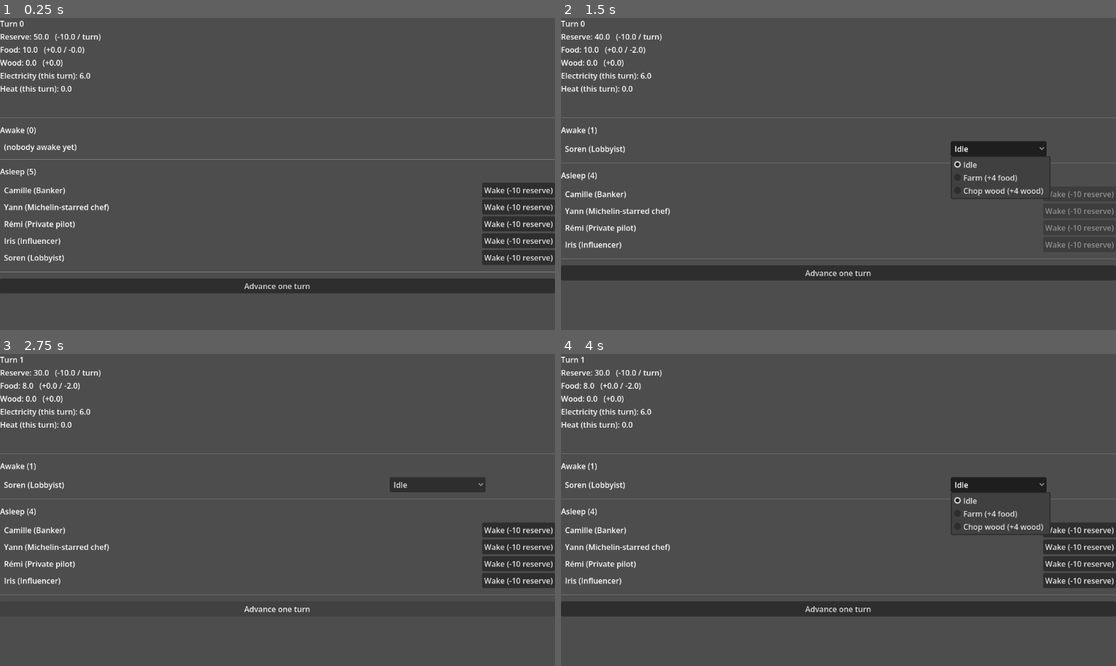
Above: before the commit, frames 1-4 (two rows, left to right).
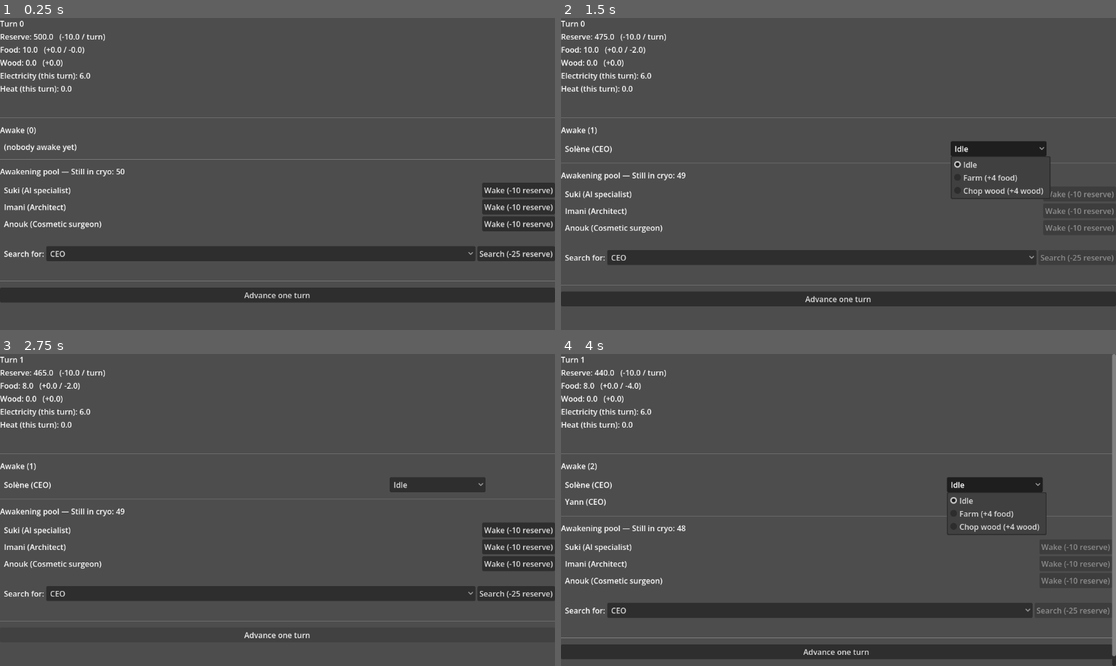
Above: after the commit, the same moments.

Repository: Infornographie/degel
Game: Godot game, scene res://scenes/main_ui.tscn
Two runs of this game, one before a commit and one after it. Both use one fixed random seed, a clock stepped at 60 frames per second and the inputs below.
Inputs (mouse positions are in pixels of both pictures, inside the frame that each line leads up to):
- Up to frame 1 (0.25 s): no input
- Up to frame 2 (1.5 s): click (1077, 255) at 0.5 s, where only the run after the commit has a clickable "Search (-25 reserve)"; click "Idle" at 1.25 s
- Up to frame 3 (2.75 s): click "Advance one turn" at 2 s
- Up to frame 4 (4 s): click (1077, 594) at 2.75 s, where only the run after the commit has a clickable "Search (-25 reserve)"; click "Idle" at 3.5 s

The runs differ from the first frame. In frame 1, 11% of the frame differs, in the area x 0-100%, y 5-92%; in frame 2, 14%, in the area x 0-100%, y 5-93%; in frame 3, 6.2%; in frame 4, 10%.

Commit message:
Still UI-ing + selection pool
- refactor to textual UI
- refactor elec/heat (not used yet but hey)
- Built selection pool and survivor research

Diff:
--- a/scenes/main_ui.gd
+++ b/scenes/main_ui.gd
@@ -30,6 +30,8 @@
 	GameState.survivor_assigned.connect(_refresh)
 	GameState.survivor_died.connect(_refresh)
 	GameState.run_ended.connect(_on_run_ended)
+	GameState.candidates_changed.connect(_refresh)
+	GameState.targeted_wake_failed.connect(_on_targeted_wake_failed)
 	_refresh()
 
 func _build_ui() -> void:
@@ -75,6 +77,10 @@
 	root.add_child(_advance_button)
 	_status_label = _add_label(root, "")
 
+func _on_targeted_wake_failed(profession: String) -> void:
+	if _targeted_status != null:
+		_targeted_status.text = "  No %s found in cryo. Reserve spent." % profession
+
 func _add_label(parent: Node, text: String) -> Label:
 	var label := Label.new()
 	label.text = text
@@ -129,23 +135,29 @@
 	for child in _asleep_list.get_children():
 		child.queue_free()
 
+	# Awake
 	var awake_count := 0
-	var asleep_count := 0
 	for s in GameState.survivors():
 		if s.awake:
 			_add_awake_row(s)
 			awake_count += 1
-		else:
-			_add_asleep_row(s)
-			asleep_count += 1
-
 	_awake_header.text = "Awake (%d)" % awake_count
-	_asleep_header.text = "Asleep (%d)" % asleep_count
-
 	if awake_count == 0:
 		_add_label(_awake_list, "  (nobody awake yet)")
-	if asleep_count == 0:
-		_add_label(_asleep_list, "  (nobody asleep)")
+
+	# Awakening pool : candidats visibles
+	var sleeping_count := GameState.roster.sleeping_count()
+	_asleep_header.text = "Awakening pool — Still in cryo: %d" % sleeping_count
+	if sleeping_count == 0:
+		_add_label(_asleep_list, "  (cryo bay is empty)")
+	else:
+		for id in GameState.candidates:
+			var s: Survivor = GameState.roster.get_by_id(id)
+			if s != null:
+				_add_candidate_row(s)
+		# Search bar
+		_add_label(_asleep_list, "")  # spacer
+		_add_targeted_search_row()
 
 func _add_awake_row(s: Survivor) -> void:
 	var row := HBoxContainer.new()
@@ -193,7 +205,7 @@
 		parts.append("+%.0f %s" % [out[resource_name], resource_name])
 	return ", ".join(parts)
 
-func _add_asleep_row(s: Survivor) -> void:
+func _add_candidate_row(s: Survivor) -> void:
 	var row := HBoxContainer.new()
 	row.size_flags_horizontal = Control.SIZE_EXPAND_FILL
 	_asleep_list.add_child(row)
@@ -209,6 +221,42 @@
 	var sid := s.id
 	btn.pressed.connect(func(): GameState.wake(sid))
 	row.add_child(btn)
+
+var _targeted_selector: OptionButton
+var _targeted_status: Label
+
+func _add_targeted_search_row() -> void:
+	var row := HBoxContainer.new()
+	row.size_flags_horizontal = Control.SIZE_EXPAND_FILL
+	_asleep_list.add_child(row)
+
+	var label := Label.new()
+	label.text = "  Search for:"
+	row.add_child(label)
+
+	_targeted_selector = OptionButton.new()
+	for prof in GameState.roster.all_professions():
+		_targeted_selector.add_item(prof)
+	_targeted_selector.size_flags_horizontal = Control.SIZE_EXPAND_FILL
+	row.add_child(_targeted_selector)
+
+	var btn := Button.new()
+	btn.text = "Search (-%.0f reserve)" % GameState.config.wake_cost_targeted
+	btn.disabled = not GameState.can_targeted_wake()
+	btn.pressed.connect(_on_targeted_search_pressed)
+	row.add_child(btn)
+
+	# Petit label de feedback (rempli par le signal failed)
+	_targeted_status = _add_label(_asleep_list, "")
+
+func _on_targeted_search_pressed() -> void:
+	if _targeted_selector == null:
+		return
+	var idx := _targeted_selector.selected
+	if idx < 0:
+		return
+	var profession := _targeted_selector.get_item_text(idx)
+	GameState.targeted_wake(profession)
 
 # --- Misc ---
 
--- a/systems/default_config.tres
+++ b/systems/default_config.tres
@@ -4,6 +4,8 @@
 
 [resource]
 script = ExtResource("1_si5n0")
+reserve_initial = 500.0
+roster_size = 50
 farm_food_output = 4.0
 log_wood_output = 4.0
 metadata/_custom_type_script = "uid://3w6wgsow1p5k"
--- a/systems/game_config.gd
+++ b/systems/game_config.gd
@@ -13,10 +13,14 @@
 @export var bunker_production: float = 6.0
 
 @export_group("Wake")
-## Coût d'un réveil, ponctionné directement sur la réserve.
+## Coût d'un réveil normal, ponctionné directement sur la réserve.
 @export var wake_cost: float = 10.0
+## Coût d'une recherche ciblée par profession. Échec possible (coût perdu).
+@export var wake_cost_targeted: float = 25.0
 ## Nombre maximum de réveils par tour. Augmentable plus tard via techno/bâtiment.
 @export var wakes_per_turn: int = 1
+## Nombre de candidats visibles dans le pool d'éveil.
+@export var candidate_pool_size: int = 3
 
 @export_group("Food")
 ## Nourriture consommée par survivant éveillé, chaque tour.
--- a/systems/game_state.gd
+++ b/systems/game_state.gd
@@ -15,6 +15,8 @@
 signal famine_started
 signal famine_ended
 signal run_ended(cause: EndCause)
+signal candidates_changed
+signal targeted_wake_failed(profession: String)
 
 var config: GameConfig
 var job_outputs: Dictionary = {}
@@ -46,7 +48,9 @@
 var production_multiplier: float = 1.0
 const FAMINE_PROD_MULTIPLIER: float = 0.8
 
+# --- Roster ---
 var roster: Roster
+var candidates: Array[int] = []
 
 func _ready() -> void:
 	config = load(CONFIG_PATH) as GameConfig
@@ -63,6 +67,7 @@
 		Job.LOG: {"wood": config.log_wood_output},
 	}
 	roster = Roster.new(config.roster_size)
+	_refill_candidates()
 	_begin_turn()
 	turn_advanced.emit(turn, reserve)
 	resources_changed.emit(resources)
@@ -94,6 +99,8 @@
 		reserve = 0.0
 		is_over = true
 		run_ended.emit(EndCause.RESERVE_DEPLETED)
+	candidates.erase(s.id)
+	_clean_candidates()
 	return true
 
 func can_wake(id: int) -> bool:
@@ -220,11 +227,10 @@
 ## "passives" du tour (réacteur). Les flux non consommés sont perdus en fin de tour.
 func _begin_turn() -> void:
 	_wakes_done_this_turn = 0
-	# Les flux du tour partent de zéro
 	resources["electricity"] = 0.0
 	resources["heat"] = 0.0
-	# Le réacteur du bunker produit de l'électricité résiduelle
 	resources["electricity"] += config.bunker_production
+	_refill_candidates()
 	resources_changed.emit(resources)
 
 func compute_score() -> Dictionary:
@@ -232,3 +238,73 @@
 		"survivors_saved": awake_count(),
 		"survivors_total": roster.initial_size,
 	}
+
+## Retire les candidats qui ne sont plus valides (éveillés, morts).
+## Ne complète pas le pool — c'est _begin_turn qui s'en charge en début de tour.
+func _clean_candidates() -> void:
+	var clean: Array[int] = []
+	for id in candidates:
+		var s: Survivor = roster.get_by_id(id)
+		if s != null and not s.awake:
+			clean.append(id)
+	candidates = clean
+	candidates_changed.emit()
+
+## Nettoie puis complète jusqu'à candidate_pool_size.
+## Appelé uniquement en début de tour.
+func _refill_candidates() -> void:
+	_clean_candidates()
+	var needed: int = config.candidate_pool_size - candidates.size()
+	if needed > 0:
+		var new_ids: Array[int] = roster.draw_candidates(needed, candidates)
+		for id in new_ids:
+			candidates.append(id)
+		candidates_changed.emit()
+
+## Recherche ciblée d'une profession. Coût plus élevé, échec possible.
+## - Si quelqu'un de cette profession est endormi : il est réveillé, ajouté aux candidats si pas déjà là.
+## - Sinon : coût payé, signal d'échec, personne réveillé.
+## Le réveil ciblé consomme aussi le quota wakes_per_turn comme un réveil normal.
+func targeted_wake(profession: String) -> bool:
+	if is_over:
+		return false
+	if _wakes_done_this_turn >= config.wakes_per_turn:
+		return false
+	if reserve < config.wake_cost_targeted:
+		return false
+
+	# Coût payé dans tous les cas
+	reserve -= config.wake_cost_targeted
+	_wakes_done_this_turn += 1
+
+	var s: Survivor = roster.find_sleeping_by_profession(profession)
+	if s == null:
+		targeted_wake_failed.emit(profession)
+		candidates_changed.emit()  # force le refresh UI même sur échec
+		# Vérifier l'effondrement éventuel du coup
+		if reserve <= 0.0:
+			reserve = 0.0
+			is_over = true
+			run_ended.emit(EndCause.RESERVE_DEPLETED)
+		return false
+
+	s.awake = true
+	survivor_woken.emit(s)
+	# Retirer des candidats s'il y était
+	candidates.erase(s.id)
+	_clean_candidates()
+	if reserve <= 0.0:
+		reserve = 0.0
+		is_over = true
+		run_ended.emit(EndCause.RESERVE_DEPLETED)
+	return true
+
+## Indique si une recherche ciblée est actuellement possible.
+func can_targeted_wake() -> bool:
+	if is_over:
+		return false
+	if _wakes_done_this_turn >= config.wakes_per_turn:
+		return false
+	if reserve < config.wake_cost_targeted:
+		return false
+	return true
--- a/systems/roster.gd
+++ b/systems/roster.gd
@@ -7,6 +7,17 @@
 const NAMES: Array[String] = [
 	"Mara", "Yann", "Lina", "Otto", "Sève", "Théo", "Anouk", "Rémi",
 	"Iris", "Bastien", "Nora", "Eliott", "Camille", "Soren", "Maï", "Jonas",
+	"Aïcha", "Diego", "Wei", "Priya", "Tomás", "Astrid", "Kenji", "Fatou",
+	"Niko", "Esra", "Léo", "Zara", "Idris", "Mei", "Hugo", "Lucia",
+	"Akira", "Naomi", "Pavel", "Yusra", "Bjorn", "Olga", "Mateo", "Sana",
+	"Kai", "Inès", "Dimitri", "Chiara", "Hassan", "Liv", "Raphaël", "Yuki",
+	"Tariq", "Elena", "Sven", "Amara", "Léon", "Noor", "Iván", "Hana",
+	"Cyril", "Greta", "Malik", "Suki", "Rasmus", "Layla", "Bram", "Imani",
+	"Alma", "Joon", "Cécile", "Omar", "Freya", "Sasha", "Petra", "Khalil",
+	"Solène", "Igor", "Yara", "Felix", "Mira", "Aslan", "Talia", "Cosmin",
+	"Anika", "Jules", "Rania", "Lars", "Eve", "Samir", "Beatriz", "Vlad",
+	"Tina", "Magnus", "Aïsha", "Quentin", "Sora", "Milos", "Zoé", "Hiro",
+	"Yael", "Bao", "Ingrid", "Marek"
 ]
 const PROFESSIONS: Array[String] = [
 	"CEO", "Trader", "Game designer", "AI specialist", "Lawyer",
@@ -63,3 +74,56 @@
 	if pool.is_empty():
 		return null
 	return pool[randi() % pool.size()]
+
+## Renvoie la liste des professions distinctes présentes parmi les endormis.
+## Utilisé par l'UI pour proposer la recherche ciblée.
+func sleeping_professions() -> Array[String]:
+	var seen: Dictionary = {}
+	var result: Array[String] = []
+	for s in survivors:
+		if not s.awake and not seen.has(s.profession):
+			seen[s.profession] = true
+			result.append(s.profession)
+	result.sort()
+	return result
+
+## Toutes les professions présentes dans le roster (éveillés + endormis + morts retirés).
+## Pour exposer la liste complète des choix de recherche, indépendamment de qui est encore en cryo.
+func all_professions() -> Array[String]:
+	# On reconstruit depuis le pool de départ : c'est le bunker, pas l'état courant.
+	var seen: Dictionary = {}
+	var result: Array[String] = []
+	for prof in PROFESSIONS:
+		if not seen.has(prof):
+			seen[prof] = true
+			result.append(prof)
+	return result
+
+## Tire jusqu'à `count` candidats endormis. Renvoie les ids.
+## Si `exclude_ids` est fourni, ces survivants sont exclus du tirage.
+func draw_candidates(count: int, exclude_ids: Array = []) -> Array[int]:
+	var pool: Array[Survivor] = []
+	for s in survivors:
+		if not s.awake and not exclude_ids.has(s.id):
+			pool.append(s)
+	pool.shuffle()
+	var result: Array[int] = []
+	var n: int = min(count, pool.size())
+	for i in n:
+		result.append(pool[i].id)
+	return result
+
+## Renvoie le premier endormi de la profession donnée, ou null.
+func find_sleeping_by_profession(profession: String) -> Survivor:
+	for s in survivors:
+		if not s.awake and s.profession == profession:
+			return s
+	return null
+
+## Compte les endormis restants.
+func sleeping_count() -> int:
+	var n := 0
+	for s in survivors:
+		if not s.awake:
+			n += 1
+	return n
